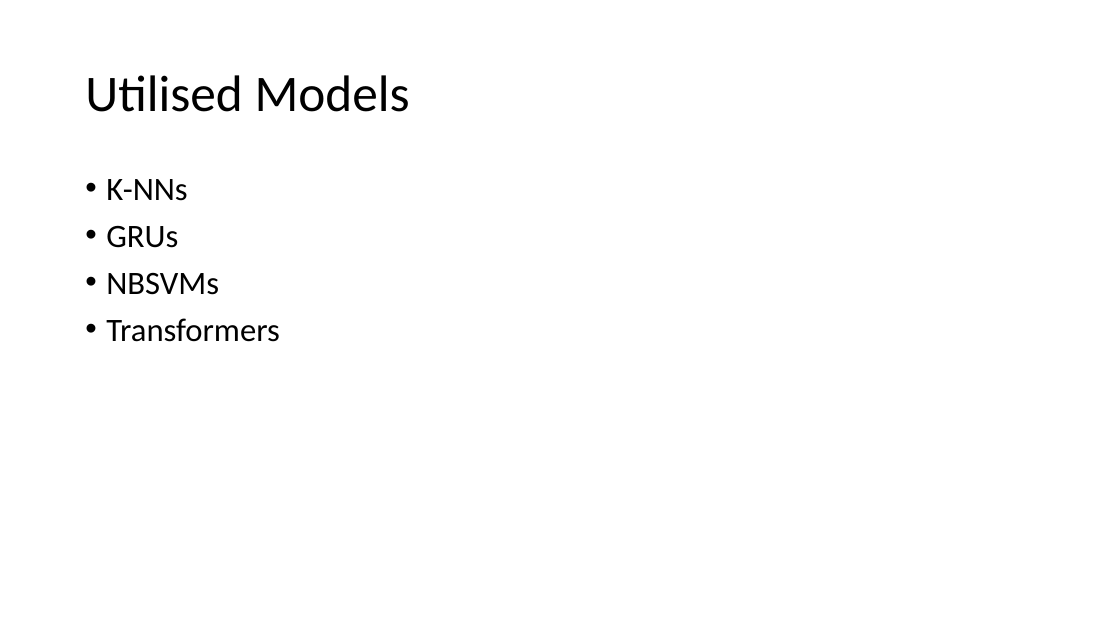
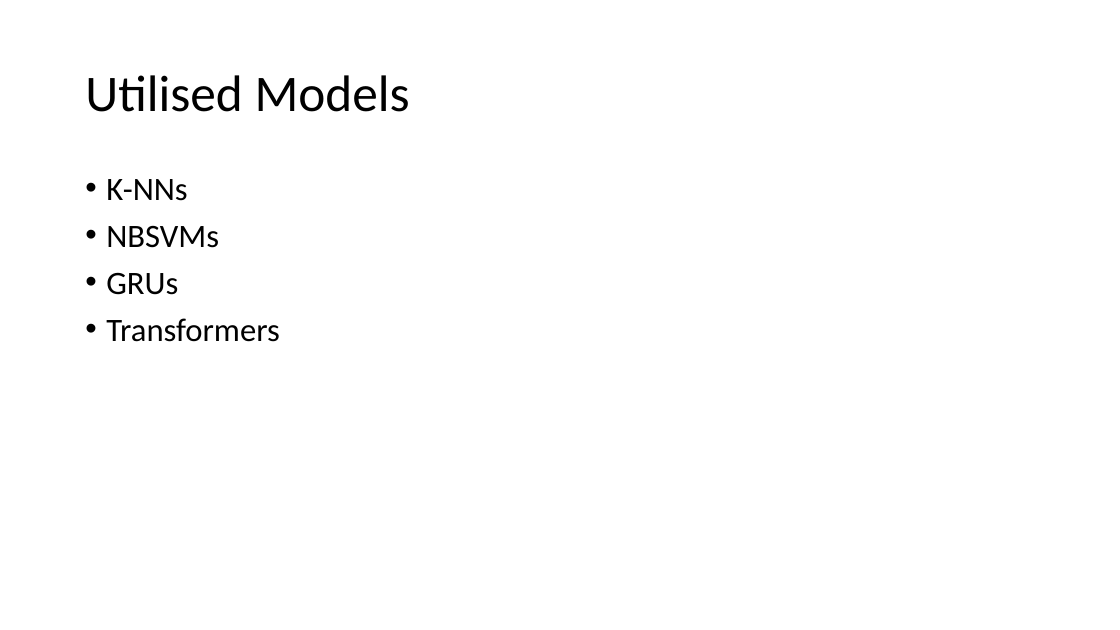
Before and after one commit to JeetendraJoshi/final_year_project, a slide deck: slide 5 of FYP Presentation.pptx. Drawn at 1120x630 pixels with LibreOffice and Linux fonts; fonts in the diff are those of the drawing. Boxes give left, top, right and bottom in pixels: in the first picture for what was removed or moved away, otherwise in the second. Text is boxed around its words. In the diff, an @@ line names an element or a change of style, - is before the commit and + after.

```diff
--- a/FYP Presentation.pptx
+++ b/FYP Presentation.pptx
@@ text at (106, 225, 219, 248): paragraph added @@
+• NBSVMs
@@ text at (106, 272, 219, 295): paragraph removed @@
-• NBSVMs
```
Also in this commit, not shown: 2 other slides changed, 13 slides added, 3 slides removed, 1 other file.
